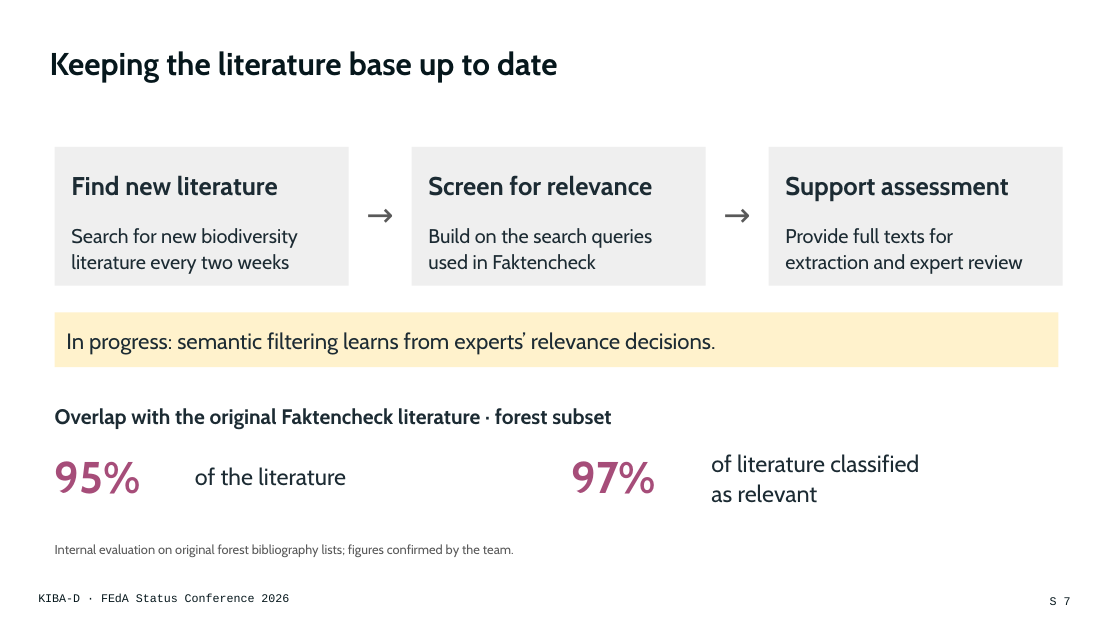
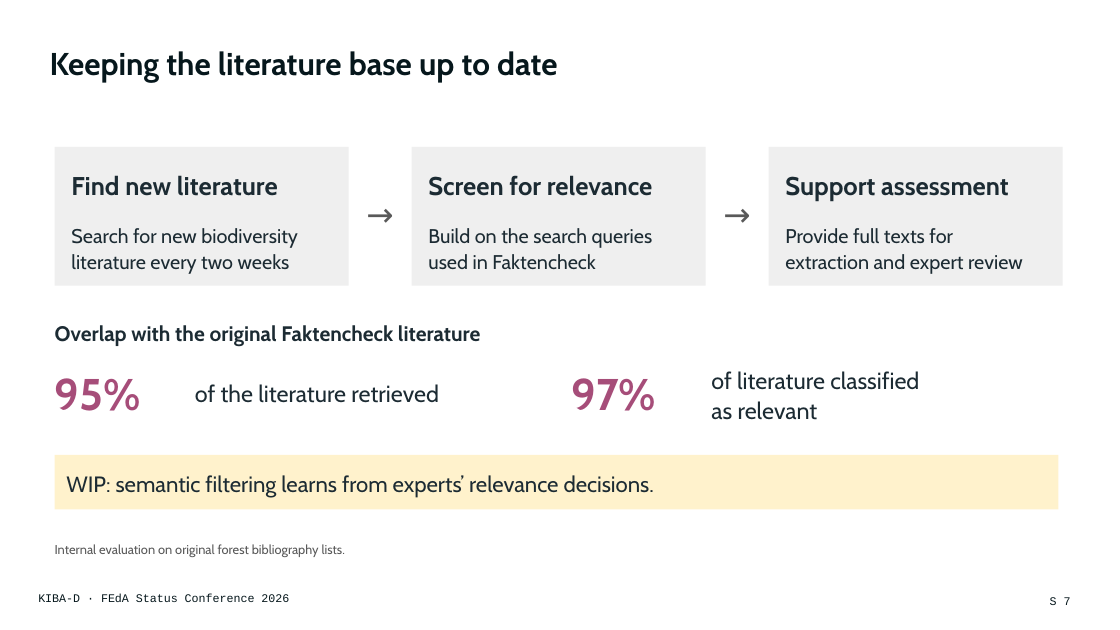
Before and after one commit to DFKI-NLP/kibad-llm, a slide deck: slide 7 of presentations/2026_feda_status_conference/KIBA-D_FEdA2026_Keynote.pptx. Drawn at 1120x630 pixels with LibreOffice and Linux fonts; fonts in the diff are those of the drawing. Boxes give left, top, right and bottom in pixels: in the first picture for what was removed or moved away, otherwise in the second. Text is boxed around its words. In the diff, an @@ line names an element or a change of style, - is before the commit and + after.

```diff
--- a/presentations/2026_feda_status_conference/KIBA-D_FEdA2026_Keynote.pptx
+++ b/presentations/2026_feda_status_conference/KIBA-D_FEdA2026_Keynote.pptx
@@ text at [55, 325, 481, 347]: text changed @@
-Overlap with the original Faktencheck literature · forest subset
+Overlap with the original Faktencheck literature
@@ text at [195, 384, 439, 403]: text changed @@
-of the literature
+of the literature retrieved
@@ 3 texts: place and size @@
-3 texts at [55, 454, 919, 503]
+3 texts at [55, 371, 919, 420]
@@ rectangle "WIP: semantic filtering learns from ...": place and size @@
-rectangle "WIP: semantic filtering learns from ..." at [55, 313, 1059, 367]
+rectangle "WIP: semantic filtering learns from ..." at [55, 455, 1059, 509]
@@ text in rectangle at [66, 475, 654, 498]: text changed @@
-In progress: semantic filtering learns from experts’ relevance decisions.
+WIP: semantic filtering learns from experts’ relevance decisions.
@@ text at [55, 544, 345, 557]: text changed @@
-Internal evaluation on original forest bibliography lists; figures confirmed by the team.
+Internal evaluation on original forest bibliography lists.
```
Also in this commit, not shown: 6 other slides changed, 2 other files.
